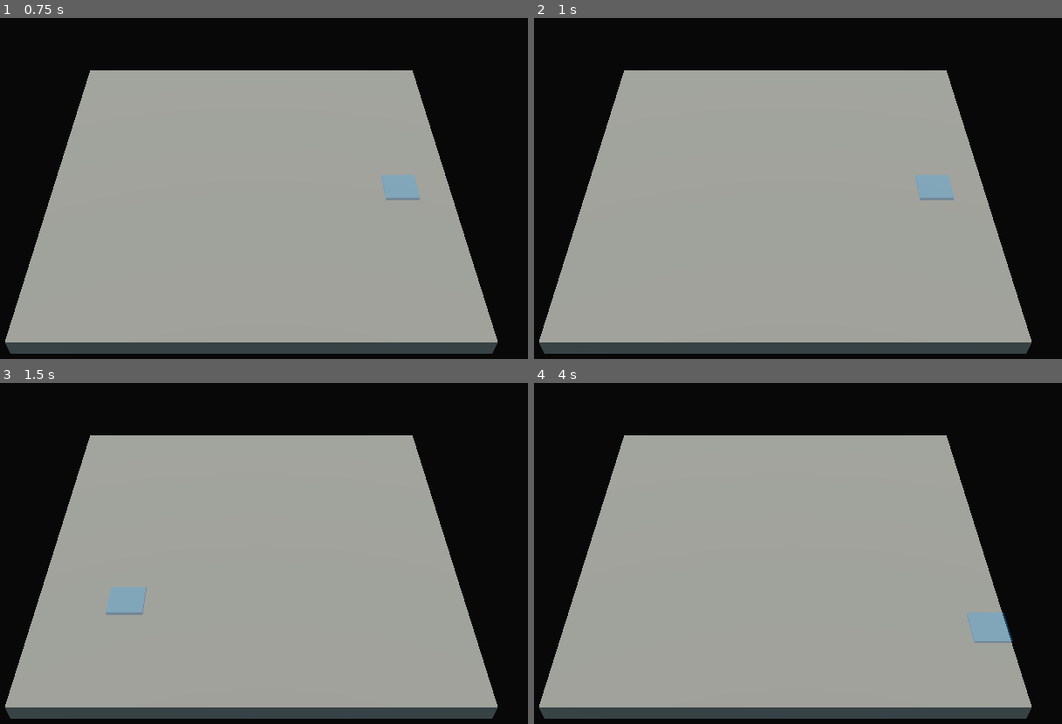
Above: before the commit, frames 1-4 (two rows, left to right).
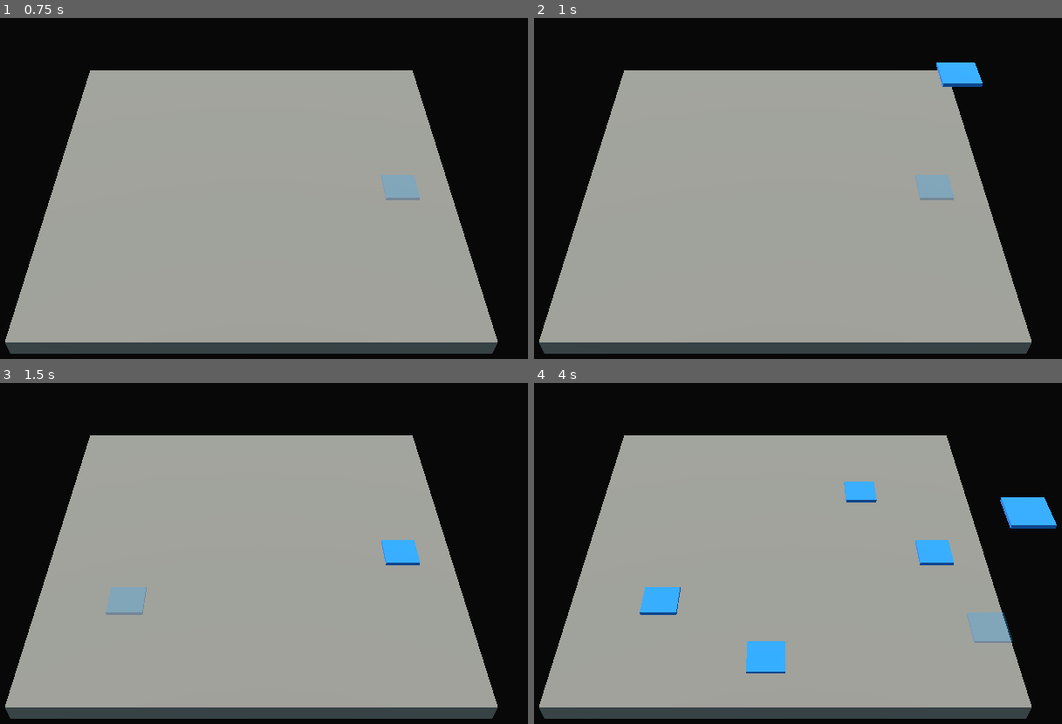
Above: after the commit, the same moments.

Repository: Cybierre-Koffee-Studio/GameOff2023
Game: Godot game, scene res://main.tscn
Two runs of this game, one before a commit and one after it. Both use one fixed random seed, a clock stepped at 60 frames per second and the inputs below.
Inputs (mouse positions are in pixels of both pictures, inside the frame that each line leads up to):
- Up to frame 1 (0.75 s): tap Enter at 0.5 s; move the mouse to (406, 195) at 0.52 s; click (406, 195) at 0.67 s
- Up to frame 2 (1 s): no input
- Up to frame 3 (1.5 s): move the mouse to (110, 597) at 1.27 s; click (110, 597) at 1.42 s
- Up to frame 4 (4 s): move the mouse to (856, 492) at 2.02 s; click (856, 492) at 2.17 s; move the mouse to (750, 659) at 2.77 s; click (750, 659) at 2.92 s; move the mouse to (993, 638) at 3.52 s; click (993, 638) at 3.67 s

Frame 1 is identical in both runs. In frame 2, 0.5% of the frame differs, in the area x 76-85%, y 13-21%; in frame 3, 0.5%; in frame 4, 2.9%, in the area x 20-100%, y 28-86%.

Commit message:
poser des tuiles

Diff:
--- a/godot/Plateau.gd
+++ /dev/null
@@ -1,17 +0,0 @@
-extends Node3D
-
-var sceneEmplacementTuile = load("res://emplacement_tuile.tscn")
-var GRID_SIZE = 12
-
-# Called when the node enters the scene tree for the first time.
-func _ready():
-    for i in GRID_SIZE*GRID_SIZE:
-        var emplacementTuile: Node3D = sceneEmplacementTuile.instantiate()
-        emplacementTuile.position.x = 5
-        emplacementTuile.position.z = 2
-        emplacementTuile.position.y = 0.5
-        add_child(emplacementTuile)
-
-# Called every frame. 'delta' is the elapsed time since the previous frame.
-func _process(delta):
-    pass
--- a/godot/emplacement_tuile.gd
+++ b/godot/emplacement_tuile.gd
@@ -1,4 +1,6 @@
 extends Node3D
+
+signal add_tile
 
 @onready var sfo:StandardMaterial3D
 var COLOR_BASE = Color("0062c0")
@@ -11,7 +13,6 @@
     sfo.albedo_color = COLOR_BLUR
     sfo.transparency = BaseMaterial3D.TRANSPARENCY_ALPHA
     $Mesh.set_surface_override_material(0,sfo)
-    pass # Replace with function body.
 
 
 # Called every frame. 'delta' is the elapsed time since the previous frame.
@@ -23,11 +24,15 @@
     print("mouse_entered")
     var tween: Tween = create_tween()
     tween.tween_property(sfo, "albedo_color", COLOR_FOCUS, 0.1).set_ease(Tween.EASE_OUT)
-    pass # Replace with function body.
 
 
 func _on_area_3d_mouse_exited():
     print("mouse_exited")
     var tween: Tween = create_tween()
     tween.tween_property(sfo, "albedo_color", COLOR_BLUR, 0.1).set_ease(Tween.EASE_OUT)
-    pass # Replace with function body.
+
+
+func _on_area_3d_input_event(camera, event, position, normal, shape_idx):
+    if event is InputEventMouseButton:
+        if event.button_index == MOUSE_BUTTON_LEFT and event.pressed == true:
+            add_tile.emit(self)
--- a/godot/emplacement_tuile.tscn
+++ b/godot/emplacement_tuile.tscn
@@ -14,7 +14,7 @@
 script = ExtResource("1_lchd5")
 
 [node name="Mesh" type="MeshInstance3D" parent="."]
-transform = Transform3D(1, 0, 0, 0, 0.1, 0, 0, 0, 1, 0, 0.05, 0)
+transform = Transform3D(1, 0, 0, 0, 0.1, 0, 0, 0, 1, 0.5, 0.05, 0.5)
 mesh = SubResource("BoxMesh_1nb5h")
 surface_material_override/0 = SubResource("StandardMaterial3D_hhdc5")
 
@@ -23,5 +23,6 @@
 [node name="CollisionShape3D" type="CollisionShape3D" parent="Mesh/Area3D"]
 shape = SubResource("BoxShape3D_0kx5w")
 
+[connection signal="input_event" from="Mesh/Area3D" to="." method="_on_area_3d_input_event"]
 [connection signal="mouse_entered" from="Mesh/Area3D" to="." method="_on_area_3d_mouse_entered"]
 [connection signal="mouse_exited" from="Mesh/Area3D" to="." method="_on_area_3d_mouse_exited"]
--- a/godot/plateau.gd
+++ b/godot/plateau.gd
@@ -1,17 +1,28 @@
 extends Node3D
 
 var sceneEmplacementTuile = load("res://emplacement_tuile.tscn")
+var sceneTuile = load("res://tuile.tscn")
 var GRID_SIZE = 12
 
 # Called when the node enters the scene tree for the first time.
 func _ready():
     for i in GRID_SIZE*GRID_SIZE:
         var emplacementTuile: Node3D = sceneEmplacementTuile.instantiate()
-        emplacementTuile.position.x = i/GRID_SIZE - 5.5
-        emplacementTuile.position.z = i%GRID_SIZE - 5.5
+        emplacementTuile.position.x = i/GRID_SIZE - 6
+        emplacementTuile.position.z = i%GRID_SIZE - 6
         emplacementTuile.position.y = 0.5
+        emplacementTuile.connect("add_tile", on_add_tile)
         add_child(emplacementTuile)
 
 # Called every frame. 'delta' is the elapsed time since the previous frame.
 func _process(delta):
     pass
+
+func on_add_tile(src):
+    var tuile = sceneTuile.instantiate()
+    tuile.position = src.position
+    tuile.position.y = 50
+    add_child(tuile)
+    var tween = create_tween()
+    tween.tween_property(tuile, "position:y", 0.5, 0.8).set_trans(Tween.TRANS_QUINT).set_ease(Tween.EASE_OUT)
+    tween.tween_callback(src.queue_free)
